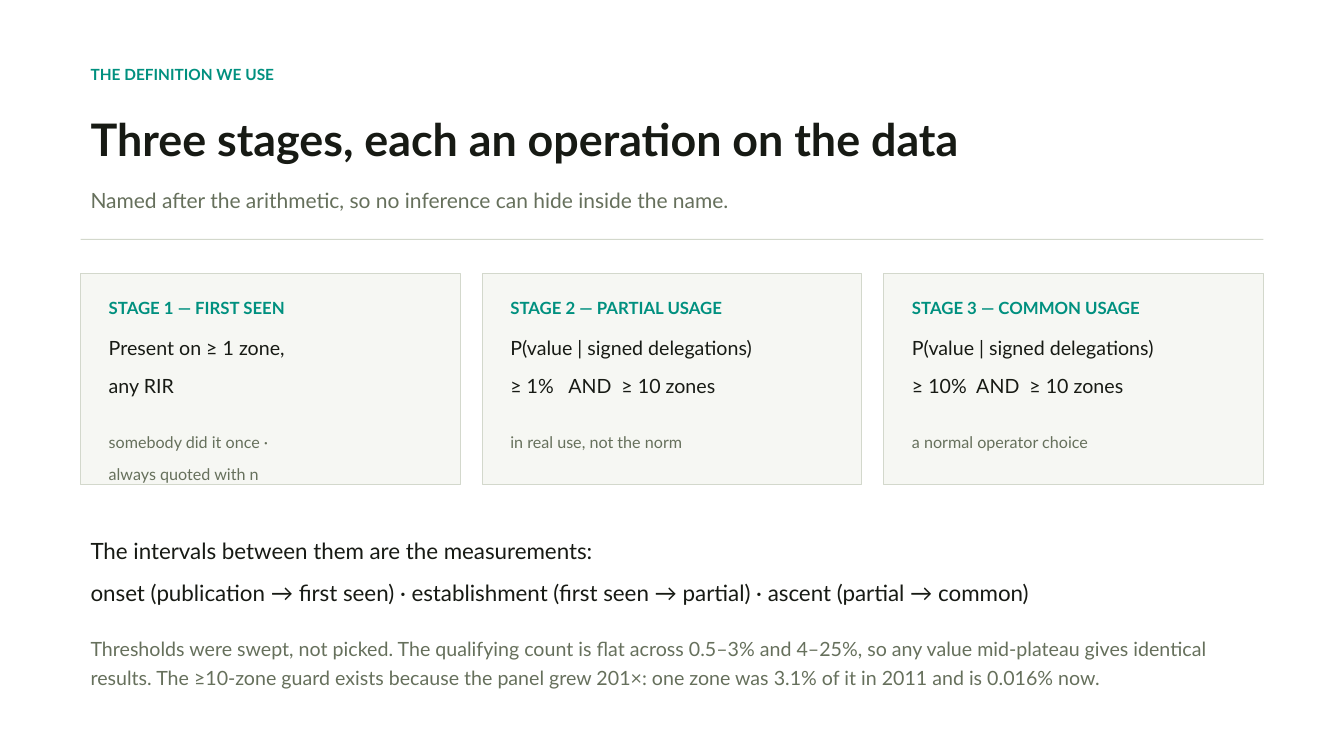
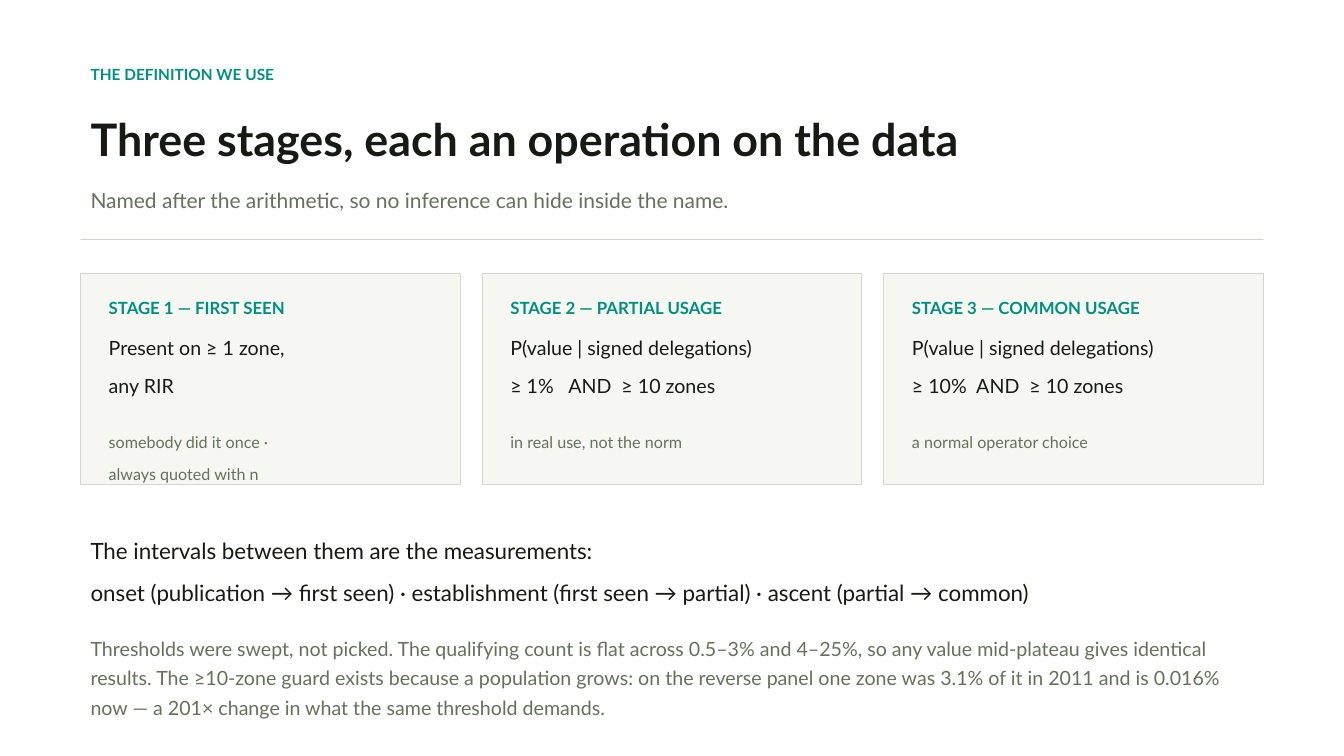
Before and after one commit to j776w781/rfc_adoption, a slide deck: slide 5 of out/analysis/dnssec_framework.pptx. Drawn at 1344x756 pixels with LibreOffice and Linux fonts; fonts in the diff are those of the drawing. Boxes give left, top, right and bottom in pixels: in the first picture for what was removed or moved away, otherwise in the second. Text is boxed around its words. In the diff, an @@ line names an element or a change of style, - is before the commit and + after.

```diff
--- a/out/analysis/dnssec_framework.pptx
+++ b/out/analysis/dnssec_framework.pptx
@@ text at box(91, 641, 1220, 719): text changed @@
-Thresholds were swept, not picked. The qualifying count is flat across 0.5–3% and 4–25%, so any value mid-plateau gives identical results. The ≥10-zone guard exists because the panel grew 201×: one zone was 3.1% of it in 2011 and is 0.016% now.
+Thresholds were swept, not picked. The qualifying count is flat across 0.5–3% and 4–25%, so any value mid-plateau gives identical results. The ≥10-zone guard exists because a population grows: on the reverse panel one zone was 3.1% of it in 2011 and is 0.016% now — a 201× change in what the same threshold demands.
```
Also in this commit, not shown: 6 other slides changed, 2 other files.
